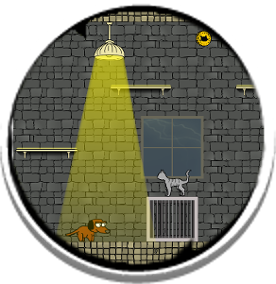
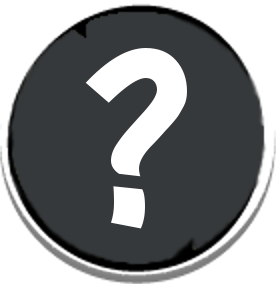
The second 276px x 284px image is a revision of the first. Changes to its layers:
hid "02_background" over [13, 11, 265, 266]
added layer "?" above "02_lockedBackground" over [85, 48, 187, 229]
added layer "BlackBackground" above "Mask" over [9, 7, 265, 266]
